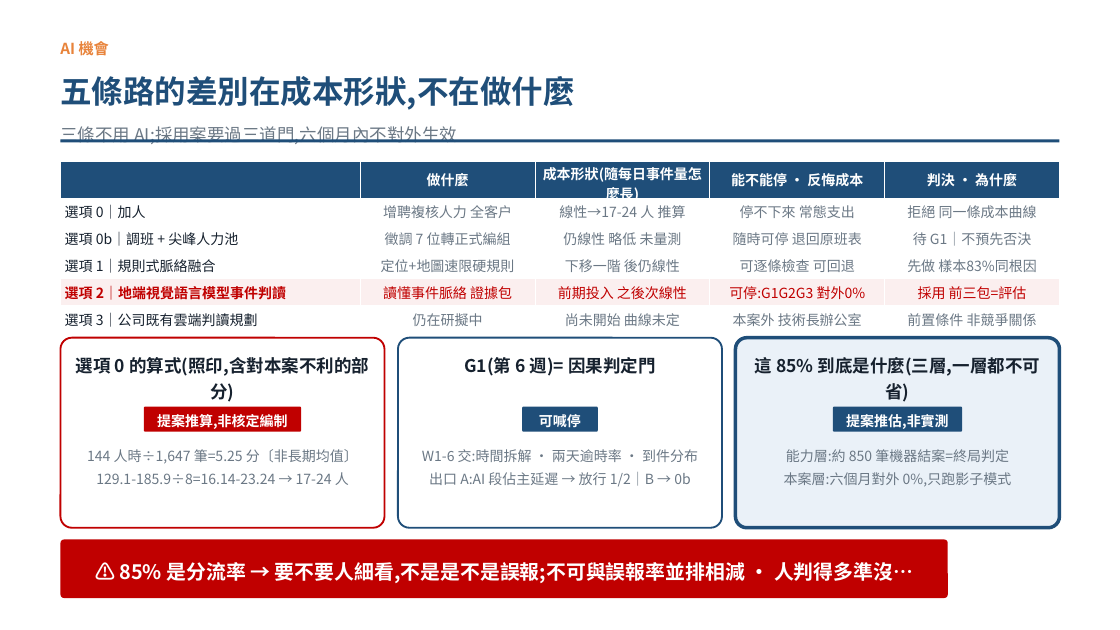
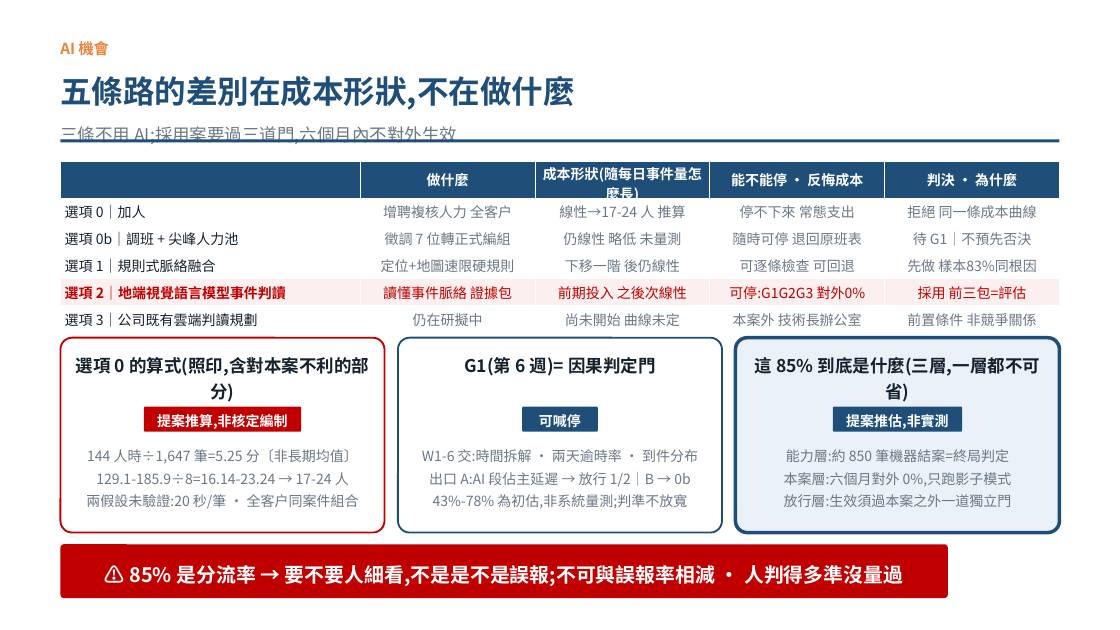
Before and after one commit to pokai-huang0828/UTS_workspace, a slide deck: slide 6 of Artificial Intelligence for Enterprises/Assessment3/Huang_26254793_421104_Assessment 3.pptx. Drawn at 1120x630 pixels with LibreOffice and Linux fonts; fonts in the diff are those of the drawing. Boxes give left, top, right and bottom in pixels: in the first picture for what was removed or moved away, otherwise in the second. Text is boxed around its words. In the diff, an @@ line names an element or a change of style, - is before the commit and + after.

```diff
--- a/Artificial Intelligence for Enterprises/Assessment3/Huang_26254793_421104_Assessment 3.pptx
+++ b/Artificial Intelligence for Enterprises/Assessment3/Huang_26254793_421104_Assessment 3.pptx
@@ rounded rectangle: place and size @@
-rounded rectangle at [60, 338, 385, 528]
+rounded rectangle at [60, 338, 385, 533]
@@ rounded rectangle: place and size @@
-rounded rectangle at [398, 338, 723, 528]
+rounded rectangle at [398, 338, 723, 533]
@@ rounded rectangle: place and size @@
-rounded rectangle at [736, 338, 1060, 528]
+rounded rectangle at [736, 338, 1060, 533]
@@ text at [86, 494, 359, 509]: paragraph added @@
+兩假設未驗證:20 秒/筆 · 全客戶同案件組合
@@ text at [433, 494, 687, 509]: paragraph added @@
+43%-78% 為初估,非系統量測;判準不放寬
@@ text at [784, 494, 1012, 507]: paragraph added @@
+放行層:生效須過本案之外一道獨立門
@@ rounded rectangle: place and size @@
-rounded rectangle at [60, 539, 948, 598]
+rounded rectangle at [60, 544, 948, 598]
@@ text at [129, 565, 903, 586]: text changed @@
-⚠️ 85% 是分流率 → 要不要人細看,不是是不是誤報;不可與誤報率並排相減 · 人判得多準沒…
+⚠️ 85% 是分流率 → 要不要人細看,不是是不是誤報;不可與誤報率相減 · 人判得多準沒量過
```
Also in this commit, not shown: 4 other slides changed, 2 other files.
